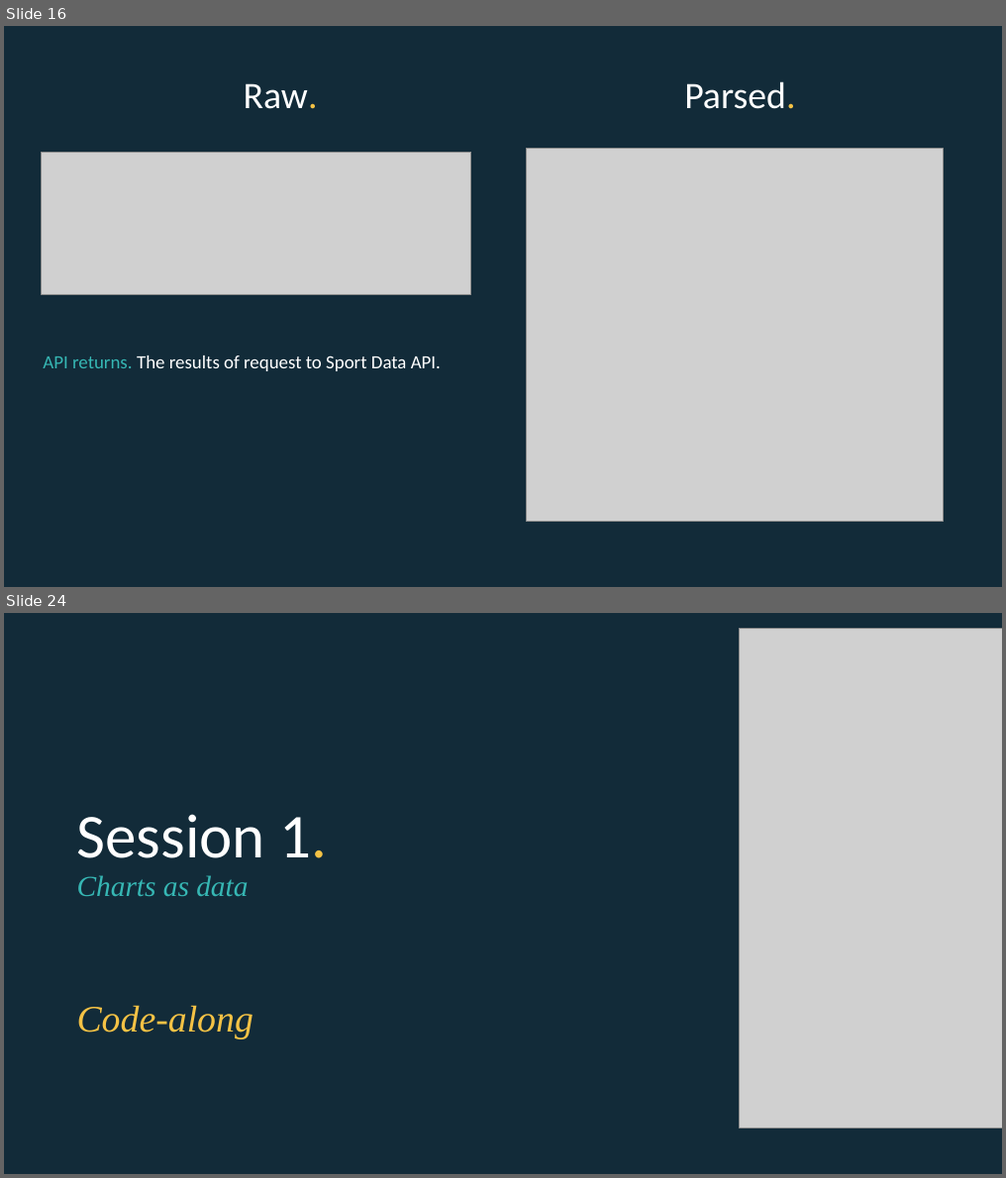
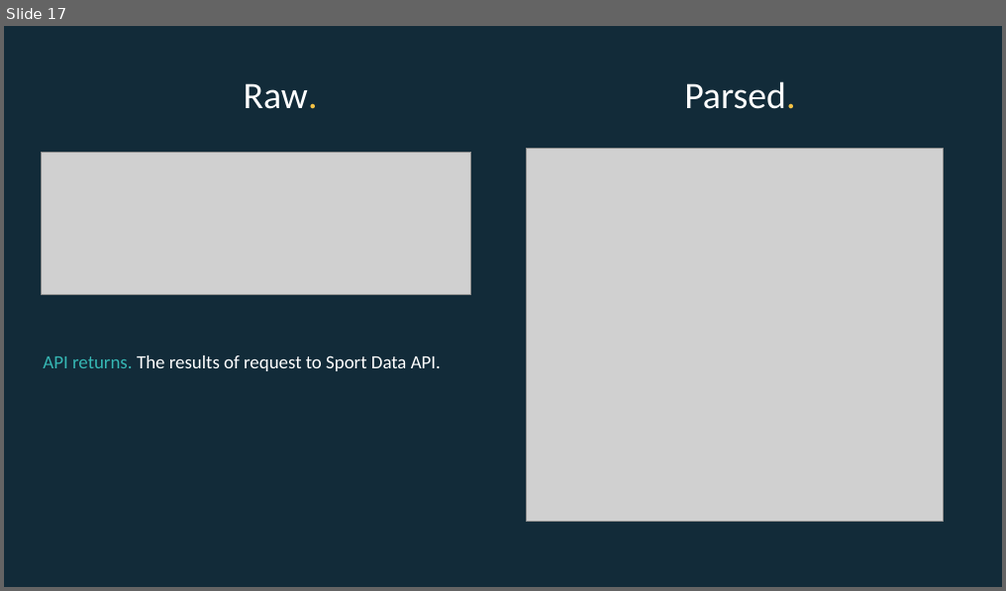
Before and after one commit to EconomicsObservatory/courses, a slide deck: 1/1_Charts_as_data.pptx. Shown one above the other, each under a label of ours: slides 16 and 24 before the commit, slide 17 after it; the slides between them are not shown. The pictures are 1006x1178 and 1006x591 pixels, drawn with LibreOffice and Linux fonts; fonts in the diff are those of the drawing; grey boxes stand for pictures. Boxes give left, top, right and bottom in pixels: in the first picture for what was removed or moved away, otherwise in the second. Text is boxed around its words. In the diff, an @@ line names an element or a change of style, - is before the commit and + after.

```diff
--- a/1/1_Charts_as_data.pptx
+++ b/1/1_Charts_as_data.pptx
@@ slide 24 removed at (4, 613, 1002, 1174), background #122B39 @@
@@ picture removed at (740, 628, 1002, 1128) @@
@@ title removed at (77, 814, 327, 896) @@
-Session 1.
-Charts as data
@@ text removed at (77, 1005, 253, 1039) @@
-Code-along
@@ what was slide 16 is now slide 17 @@
```
Also in this commit, not shown: 7 slides changed, 20 slides added, 5 other slides removed.
